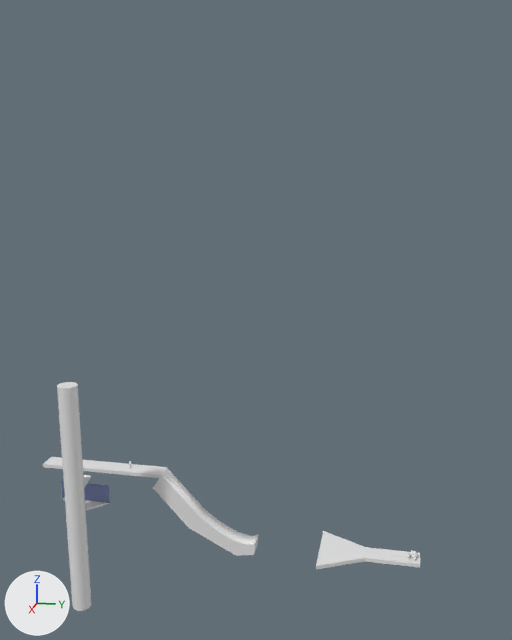
What one commit did to the Blender file assets/blends/final.blend.
One viewpoint serves both versions: a camera (50 mm lens) standing at (162.4, 68.2, 85.6) and looking at (-6.5, 34.4, 43.4). The lights are fixed; the arrows at lower left show +X, +Y and +Z.

In view in the first picture: 'Cube-col', 'Cube.001-col', 'Cube.002-col', 'Cylinder-col', 'Suzanne'.
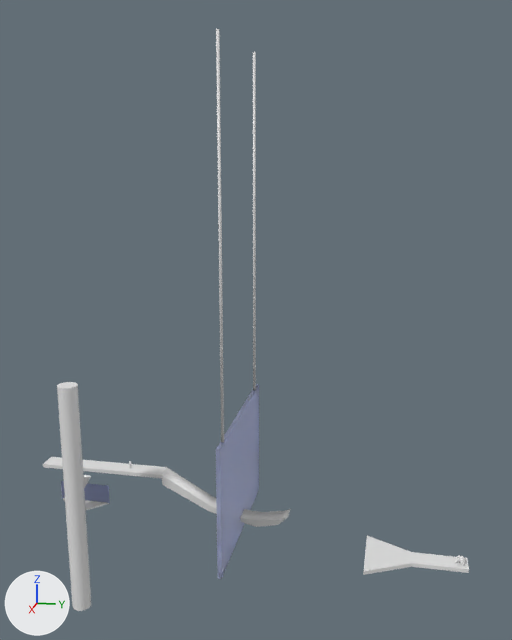
What changed in the scene script:
```text
Change me_cube_001:
    where me_cube_001.from_pydata(...)  # 28 vertices, 18 faces; spans x -2.3..2.3, y -2.6..25.4, z -21.6..0.0
    me_cube_001 part 1
    me_cube_001.vertices[0].co: (2.3, 25.1, -20.8) -> (2.3, 31.5, -11.2)  # pixel (254, 555) -> pixel (278, 524)
    me_cube_001.vertices[1].co: (2.3, 20.2, -21.6) -> (2.3, 25.7, -12.4)  # pixel (236, 555) -> pixel (256, 526)
    me_cube_001.vertices[2].co: (-2.3, 25.1, -20.8) -> (-2.3, 31.5, -11.2)  # pixel (257, 545) -> not seen
    me_cube_001.vertices[3].co: (-2.3, 20.2, -21.6) -> (-2.3, 25.7, -12.4)
    me_cube_001.vertices[4].co: (-2.3, 25.4, -17.2) -> (-2.3, 34.0, -8.8)  # pixel (258, 533) -> pixel (290, 508)
    me_cube_001.vertices[5].co: (2.3, 25.4, -17.2) -> (2.3, 34.0, -8.8)  # pixel (255, 543) -> pixel (287, 517)
    me_cube_001.vertices[6].co: (-2.3, 10.3, -11.2) -> (-2.3, 13.2, -7.6)  # pixel (204, 508) -> pixel (214, 497)
    me_cube_001.vertices[7].co: (-2.3, 17.3, -16.1) -> (-2.3, 21.4, -10.1)  # pixel (229, 527) -> pixel (244, 508)
    me_cube_001.vertices[8].co: (-2.3, 15.0, -14.7) -> (-2.3, 18.7, -9.6)  # pixel (221, 521) -> not seen
    me_cube_001.vertices[9].co: (-2.3, 12.6, -13.1) -> (-2.3, 16.0, -8.7)  # pixel (212, 515) -> not seen
    me_cube_001.vertices[10].co: (-2.3, 21.5, -17.7) -> (-2.3, 25.8, -10.5)  # pixel (244, 534) -> pixel (260, 511)
    me_cube_001.vertices[11].co: (-2.3, 24.5, -17.8) -> (-2.3, 32.1, -9.6)  # pixel (255, 535) -> pixel (283, 510)
    me_cube_001.vertices[12].co: (-2.3, 19.5, -17.1) -> (-2.3, 23.8, -10.5)  # pixel (237, 531) -> pixel (252, 510)
    me_cube_001.vertices[13].co: (-2.3, 23.2, -18.0) -> (-2.3, 28.3, -10.2)  # pixel (250, 535) -> pixel (269, 511)
    me_cube_001.vertices[14].co: (2.3, 12.6, -13.1) -> (2.3, 16.0, -8.7)  # pixel (208, 524) -> not seen
    me_cube_001.vertices[15].co: (2.3, 15.0, -14.7) -> (2.3, 18.7, -9.6)  # pixel (217, 530) -> not seen
    me_cube_001.vertices[16].co: (2.3, 19.5, -17.1) -> (2.3, 23.8, -10.5)  # pixel (233, 540) -> pixel (249, 519)
    me_cube_001.vertices[17].co: (2.3, 21.5, -17.7) -> (2.3, 25.8, -10.5)  # pixel (240, 543) -> pixel (256, 520)
    me_cube_001.vertices[18].co: (2.3, 24.5, -17.8) -> (2.3, 32.1, -9.6)  # pixel (251, 544) -> pixel (280, 519)
    me_cube_001.vertices[19].co: (2.3, 23.2, -18.0) -> (2.3, 28.3, -10.2)  # pixel (247, 544) -> pixel (266, 520)
    me_cube_001.vertices[20].co: (2.3, 17.3, -16.1) -> (2.3, 21.4, -10.1)  # pixel (225, 536) -> pixel (240, 517)
    me_cube_001.vertices[21].co: (2.3, -2.6, -4.1) -> (2.3, 0.1, -2.8)  # pixel (152, 488) -> pixel (162, 484)
    me_cube_001.vertices[22].co: (-2.3, -2.6, -4.1) -> (-2.3, 0.1, -2.8)  # pixel (158, 480) -> not seen
    me_cube_001.vertices[24].co: (2.3, 10.3, -11.2) -> (2.3, 13.2, -7.6)  # pixel (199, 517) -> pixel (209, 505)
    me_cube_001.vertices[26].co: (-2.3, 7.2, -14.9) -> (-2.3, 12.7, -9.2)
    me_cube_001.vertices[27].co: (2.3, 7.2, -14.9) -> (2.3, 12.7, -9.2)  # pixel (188, 528) -> pixel (208, 510)
Change ob_cube_002_col:
    ob_cube_002_col.location: (-5.2, 57.7, -17.6) -> (-5.2, 69.6, -17.6)
Change ob_suzanne:
    ob_suzanne.location: (-5.1, 75.6, -16.4) -> (-5.1, 87.4, -16.4)
Add ob_cylinder_001:
    ob_cylinder_001 = bpy.data.objects.new('Cylinder.001', me_cylinder)  # a 6-sided cylinder along z spanning x -0.3..0.3, y -0.4..0.4, z -45.2..45.2; in mat_material (white #e7e7e7); modifiers MIRROR
    ob_cylinder_001.parent = ob_cube_col_003
    ob_cylinder_001.location = (13.39, 30.48, 63.35)
Add ob_cube_col_003:
    ob_cube_col_003 = bpy.data.objects.new('Cube-col.003', me_cube_005)  # a box spanning x -1.0..1.0, y -1.0..1.0, z -1.0..1.0; in mat_material_001 (blue #a0afe7)
    ob_cube_col_003.location = (-5.2, 30.5, 2.4)
    ob_cube_col_003.scale = (23.0, 0.494, 16.5)
```

Where the change shows, as pixel boxes [x1, y1, x2, y2] in the pictures (512 x 640 px):
'Cube-col.003', added (blue): after [216, 384, 259, 579]
'Cube.001-col', reshaped (21% wider, 33% shorter): before [153, 468, 259, 556]; after [162, 468, 290, 527]
'Cube.002-col', moved: before [316, 531, 420, 569]; after [363, 536, 469, 575]
'Cylinder.001', added: after [216, 29, 256, 442]
'Suzanne', moved: before [407, 550, 417, 560]; after [455, 555, 465, 565]
